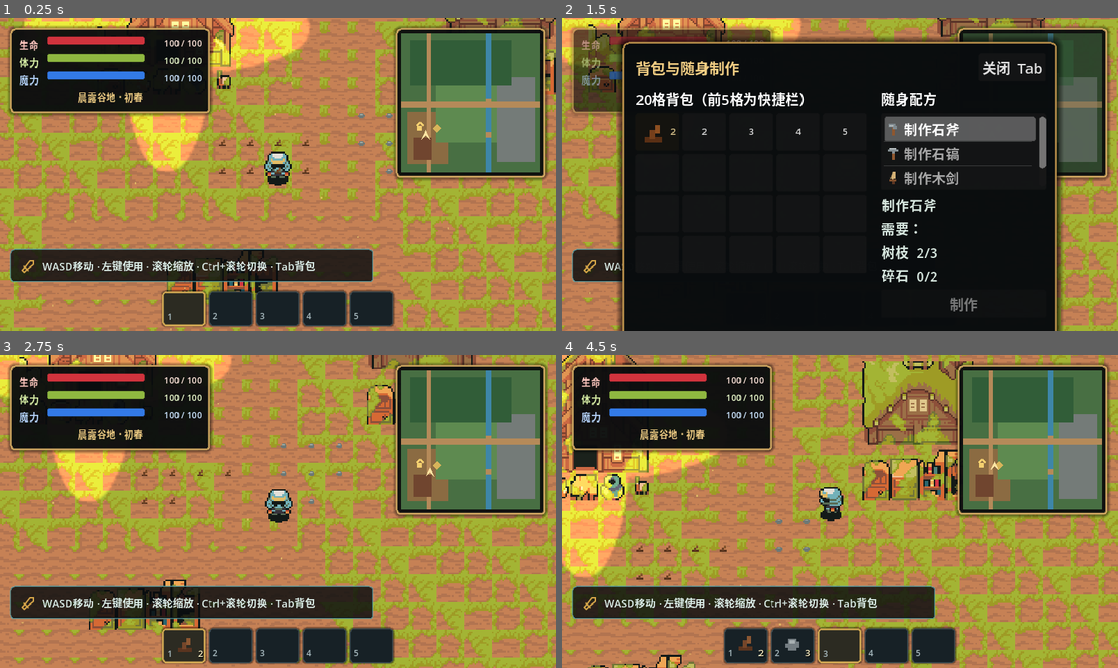
Above: before the commit, frames 1-4 (two rows, left to right).
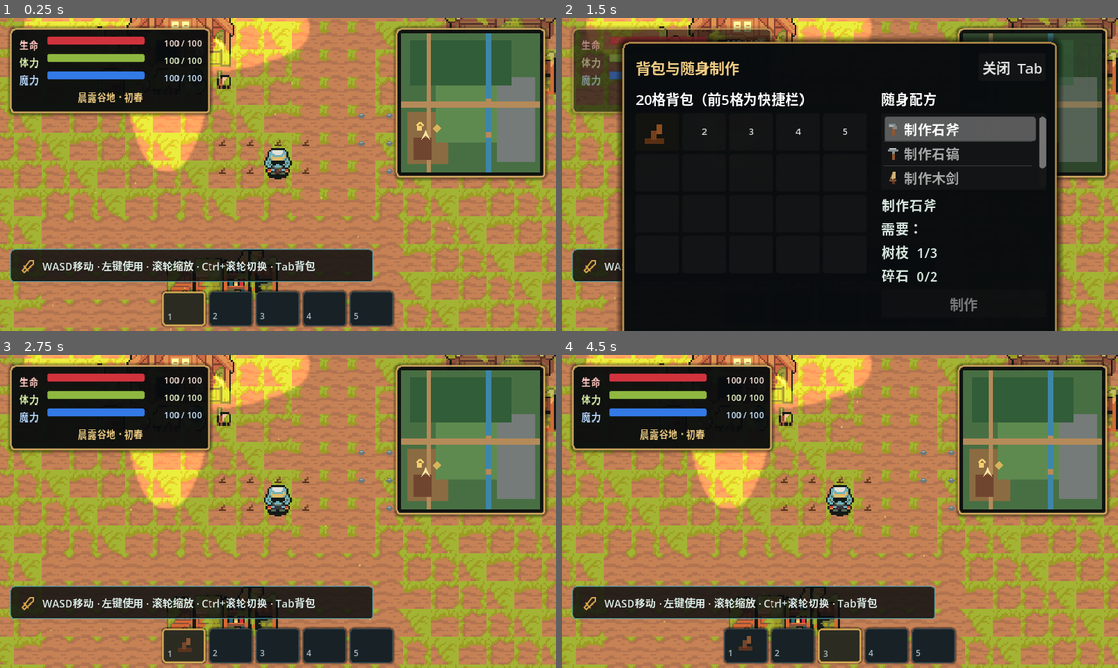
Above: after the commit, the same moments.

Repository: smple15981/mygames
Game: Godot game, scene res://scenes/bootstrap/main.tscn
Same seed, same stepped clock (60 frames per second), same inputs: the game is played once before the commit and once after it.
Inputs (mouse positions are in pixels of both pictures, inside the frame that each line leads up to):
- Up to frame 1 (0.25 s): no input
- Up to frame 2 (1.5 s): tap Enter at 0.5 s; move the mouse to (962, 158) at 0.52 s; press the mouse at (962, 158) at 0.53 s; hold D (move_right) 0.53-1.28 s; move the mouse to (728, 190) at 1.27 s; release the mouse at (728, 190) at 1.28 s; hold S (move_down) from 1.28 s (still down); tap Tab at 1.35 s
- Up to frame 3 (2.75 s): release S (move_down) at 2 s; click "关闭 Tab" at 2 s
- Up to frame 4 (4.5 s): move the mouse to (895, 442) at 2.77 s; hold D (move_right) 2.78-3.53 s; tap 1 at 2.85 s; move the mouse to (812, 574) at 3.52 s; hold W (move_up) 3.53-4.28 s; tap 2 at 3.6 s; click (812, 574) at 3.67 s; move the mouse to (1006, 558) at 4.27 s; hold A (move_left) from 4.28 s (still down); tap 3 at 4.35 s

The runs differ from the first frame. In frame 1, 0.4% of the frame differs, in the area x 47-53%, y 41-54%; in frame 2, 12%; in frame 3, 39%; in frame 4, 45%, in the area x 0-100%, y 0-100%.
Error after the commit: Attempt to call function 'bind' in base 'null instance' on a null instance. (res://scripts/player/player_controller.gd:23)

Commit message:
feat: combine manual and automatic player movement

Diff:
--- a/scripts/player/player_controller.gd
+++ b/scripts/player/player_controller.gd
@@ -1,5 +1,7 @@
 class_name PlayerController
 extends CharacterBody2D
+
+signal manual_input_started
 
 @export_range(20.0, 400.0, 1.0) var move_speed: float = 120.0
 @export_range(1.0, 12.0, 0.5) var animation_speed: float = 6.0
@@ -7,15 +9,18 @@
 @onready var sprite: Sprite2D = $Sprite2D
 @onready var shadow: Sprite2D = $Shadow
 @onready var item_user: ItemUser = $ItemUser
+@onready var auto_move_agent: AutoMoveAgent = $AutoMoveAgent
 
 var facing: int = MovementMath.Facing.SOUTH
 var gameplay_input_blocked := false
 var _animation_time := 0.0
 var _using_open_sheet := false
+var _manual_was_active := false
 
 
 func _ready() -> void:
     _configure_visuals()
+    auto_move_agent.bind(self, null)
 
 
 func _physics_process(delta: float) -> void:
@@ -24,7 +29,17 @@
         if gameplay_input_blocked
         else Input.get_vector("move_left", "move_right", "move_up", "move_down")
     )
-    var direction := MovementMath.normalized_input(raw_input)
+    var manual_direction := MovementMath.normalized_input(raw_input)
+    var manual_active := not manual_direction.is_zero_approx()
+    if manual_active:
+        if not _manual_was_active:
+            manual_input_started.emit()
+        auto_move_agent.cancel(&"manual_input")
+
+    var direction := manual_direction
+    if not gameplay_input_blocked and not manual_active:
+        direction = auto_move_agent.next_direction(global_position, delta)
+    _manual_was_active = manual_active
 
     velocity = direction * move_speed
     move_and_slide()
@@ -46,6 +61,11 @@
     gameplay_input_blocked = blocked
     if blocked:
         velocity = Vector2.ZERO
+        auto_move_agent.cancel(&"modal")
+
+
+func set_path_grid(grid: WorldPathGrid) -> void:
+    auto_move_agent.bind(self, grid)
 
 
 func aim_direction() -> Vector2:
@@ -69,16 +89,16 @@
         sprite.hframes = 4
         sprite.vframes = 7
         sprite.scale = Vector2(2, 2)
-        sprite.position = Vector2(0, -12)
+        sprite.position = Vector2(0, -16)
         shadow.scale = Vector2(2, 2)
-        shadow.position = Vector2(0, 5)
+        shadow.position = Vector2(0, -2)
     else:
         sprite.hframes = 1
         sprite.vframes = 1
         sprite.scale = Vector2.ONE
-        sprite.position = Vector2(0, -10)
+        sprite.position = Vector2(0, -22)
         shadow.scale = Vector2.ONE
-        shadow.position = Vector2(0, 16)
+        shadow.position = Vector2(0, -2)
 
 
 func _apply_visual_state(moving: bool, delta: float) -> void:
